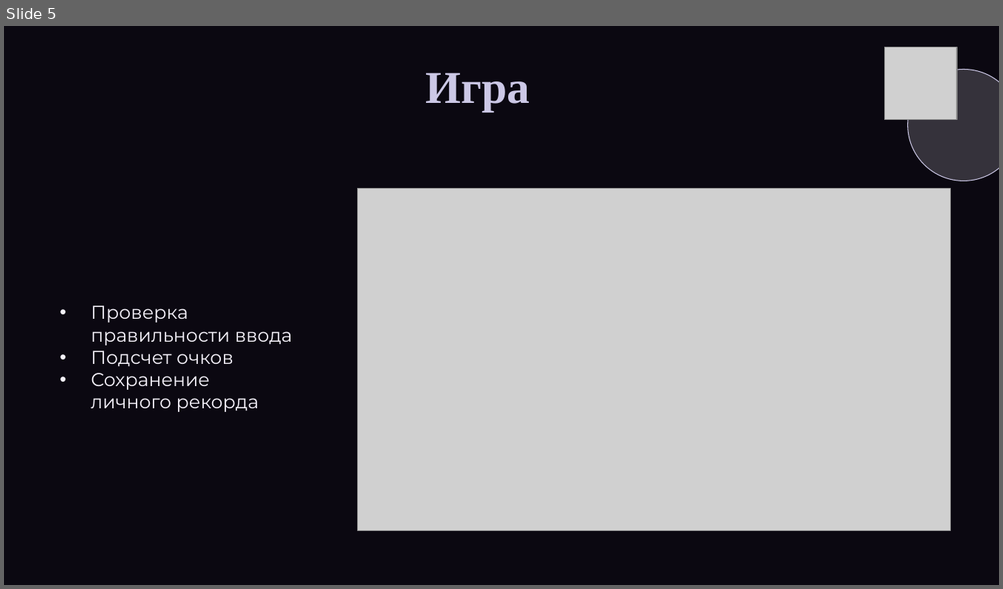
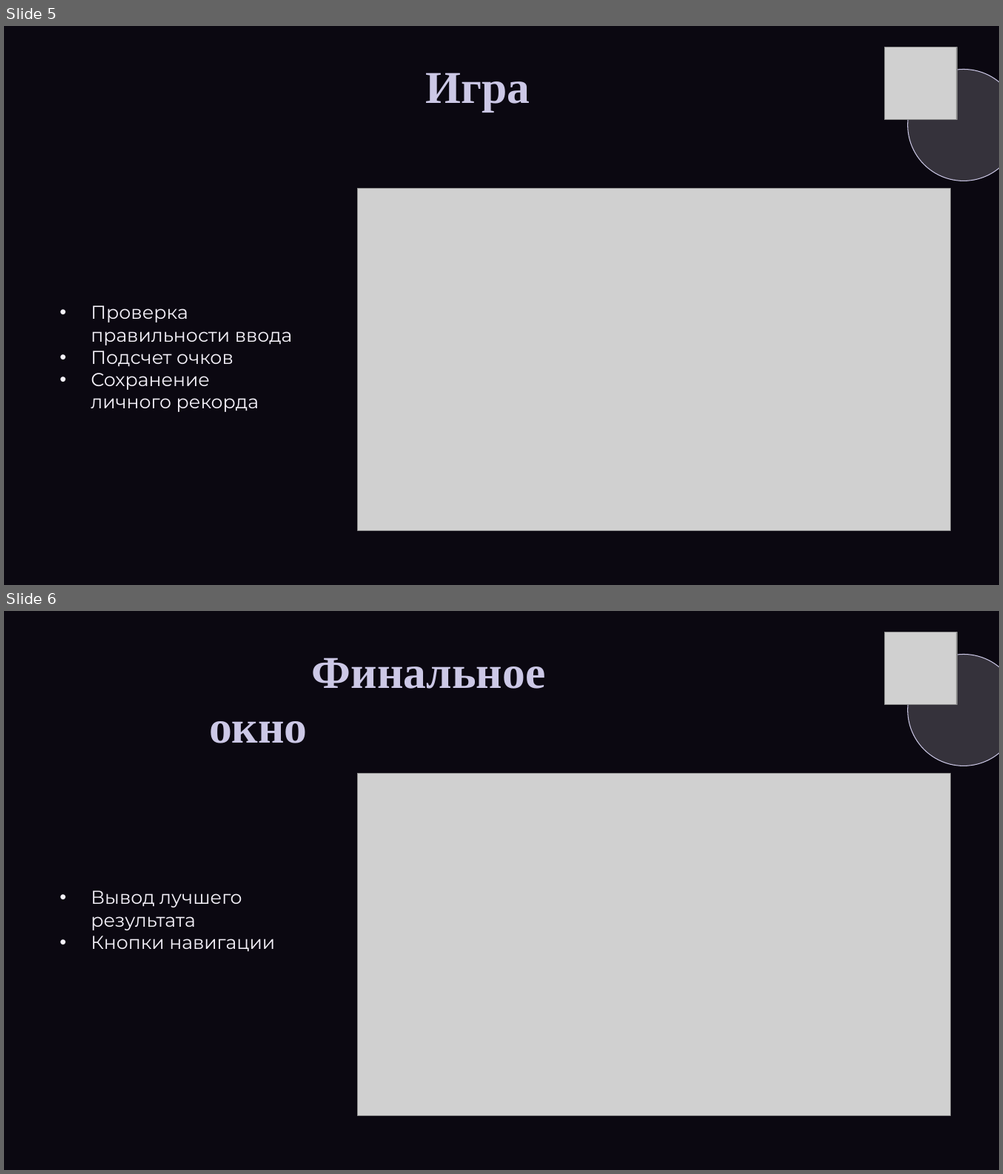
Before and after one commit to tanyaflos76/PyGame-project, a slide deck: docs/презентация_pygame.pptx. Shown one above the other, each under a label of ours: slide 5 before the commit, slides 5 and 6 after it. The pictures are 1003x589 and 1003x1174 pixels, drawn with LibreOffice and Linux fonts; fonts in the diff are those of the drawing; grey boxes stand for pictures; background and template pictures are left out. Boxes give left, top, right and bottom in pixels: in the first picture for what was removed or moved away, otherwise in the second. Text is boxed around its words. In the diff, an @@ line names an element or a change of style, - is before the commit and + after.

```diff
--- a/docs/презентация_pygame.pptx
+++ b/docs/презентация_pygame.pptx
@@ slide 6 added at [4,611,999,1170], background #0B0811 @@
@@ picture added at [885,632,957,705] @@
@@ ellipse added at [908,654,999,766], fill #F5F2FA at 18% opacity, outline #CCC8E6 0.75 pt @@
@@ text added at [209,658,546,743], 44 pt, text #CCC8E6, bold @@
+Финальное окно
@@ picture added at [358,774,950,1116] @@
@@ text added at [91,891,275,952], 18 pt, text #F5F2FA @@
+• Вывод лучшего результата
+• Кнопки навигации
```
Also in this commit, not shown: 1 slide removed, 2 other files.
